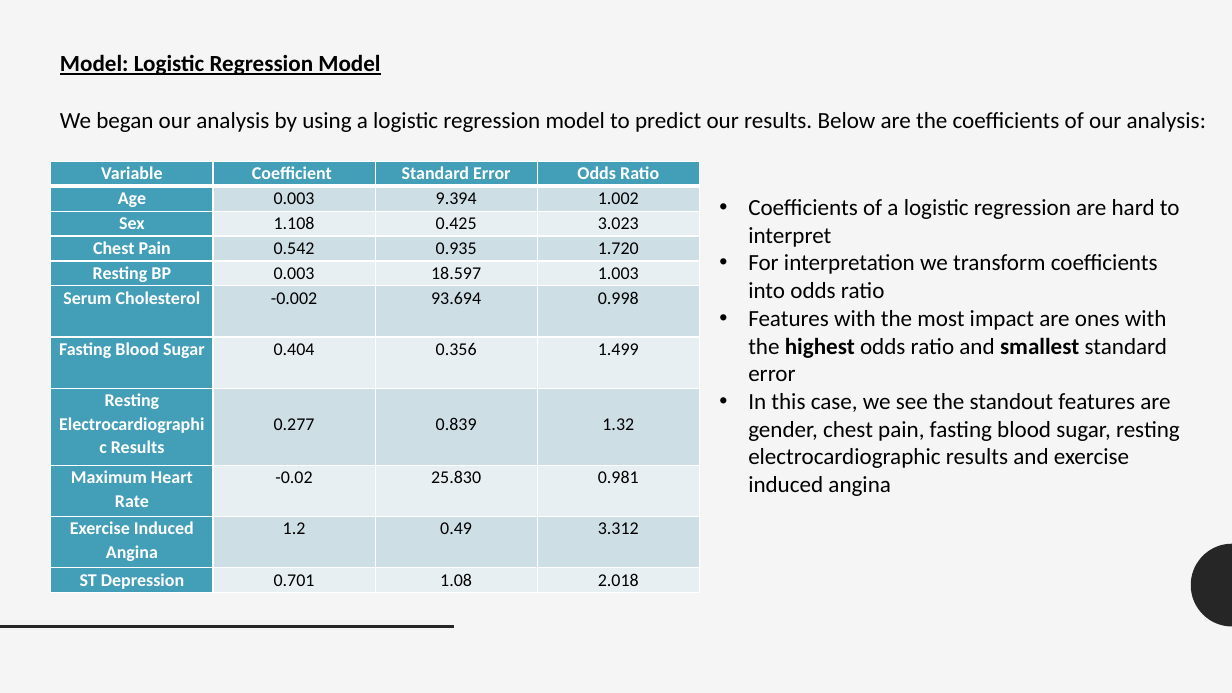
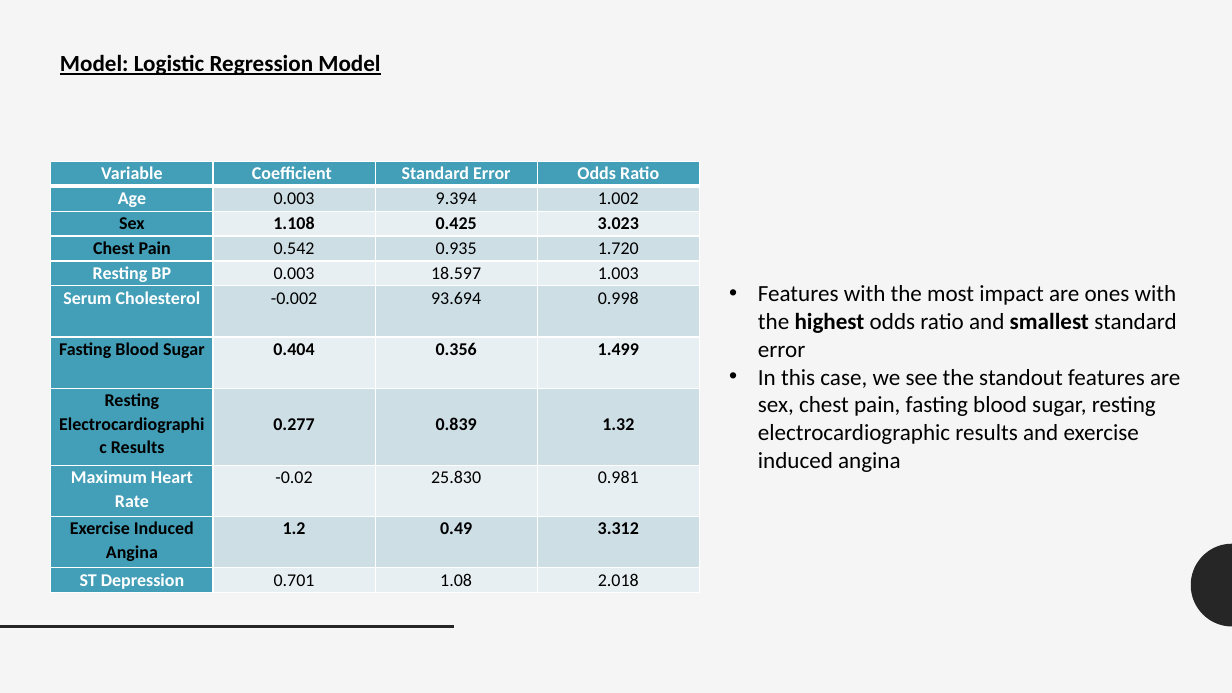
Before and after one commit to obaccus0907/CapstoneProject, a slide deck: slide 19 of Capstone Project/Original/Capstone_Presentation.pptx. Drawn at 1232x693 pixels with LibreOffice and Linux fonts; fonts in the diff are those of the drawing. Boxes give left, top, right and bottom in pixels: in the first picture for what was removed or moved away, otherwise in the second. Text is boxed around its words. In the diff, an @@ line names an element or a change of style, - is before the commit and + after.

Commit message:
Made changes to python notebook, document and presentation
Python Notebook: added GridSearchCV
Document: Changed Random Forest Analysis
Presentation: Trimmed

```diff
--- a/Capstone Project/Original/Capstone_Presentation.pptx
+++ b/Capstone Project/Original/Capstone_Presentation.pptx
@@ text removed at (x1=60, y1=112, x2=1206, y2=132) @@
-We began our analysis by using a logistic regression model to predict our results. Below are the coefficients of our analysis:
@@ table at (x1=51, y1=161, x2=700, y2=593) @@
@@ text colour #FFFFFF to #000000 in "Sex", "Chest Pain", "Fasting Blood Sugar", "Resting Electrocardiographic Results" and 1 more places @@
@@ bold on in "1.108", "0.425", "3.023", "0.404" and 8 more places @@
@@ text at (x1=748, y1=199, x2=1180, y2=298): paragraphs removed @@
-• Coefficients of a logistic regression are hard to interpret
-• For interpretation we transform coefficients into odds ratio
@@ text "Features with the most impact ..." moved from (x1=748, y1=199, x2=1180, y2=496) to (x1=758, y1=285, x2=1180, y2=472) @@
@@ text at (x1=758, y1=369, x2=1180, y2=472): text changed @@
-• In this case, we see the standout features are gender, chest pain, fasting blood sugar, resting electrocardiographic results and exercise induced angina
+• In this case, we see the standout features are sex, chest pain, fasting blood sugar, resting electrocardiographic results and exercise induced angina
```
Also in this commit, not shown: 5 other slides changed, 4 other files.
